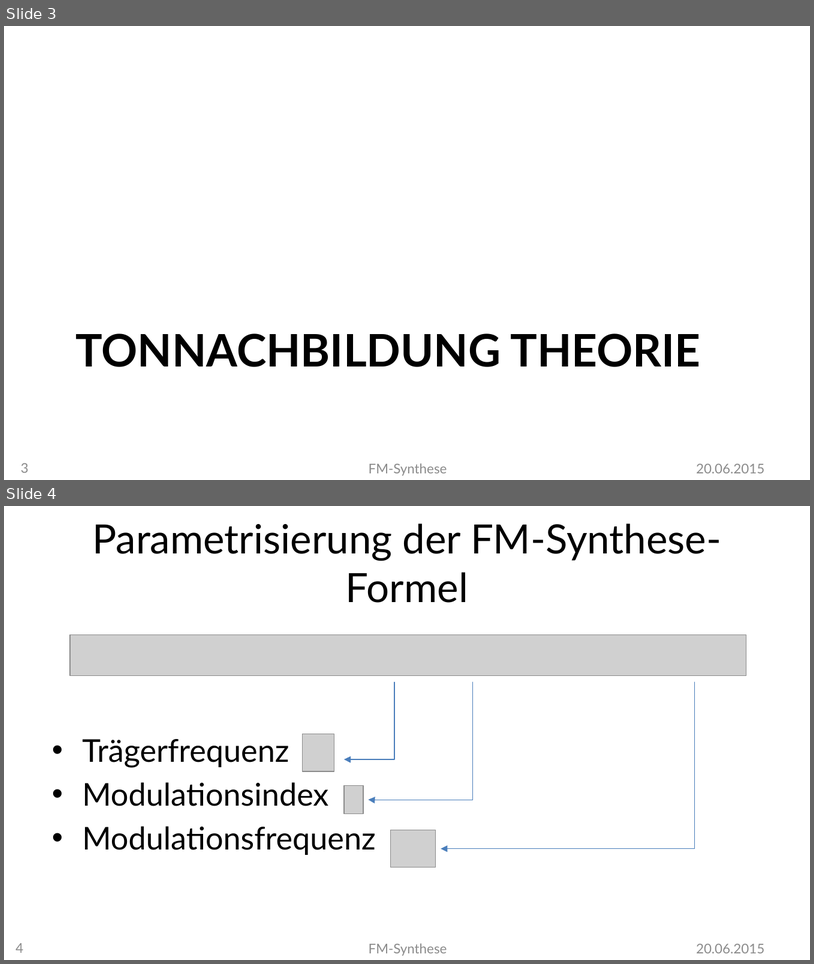
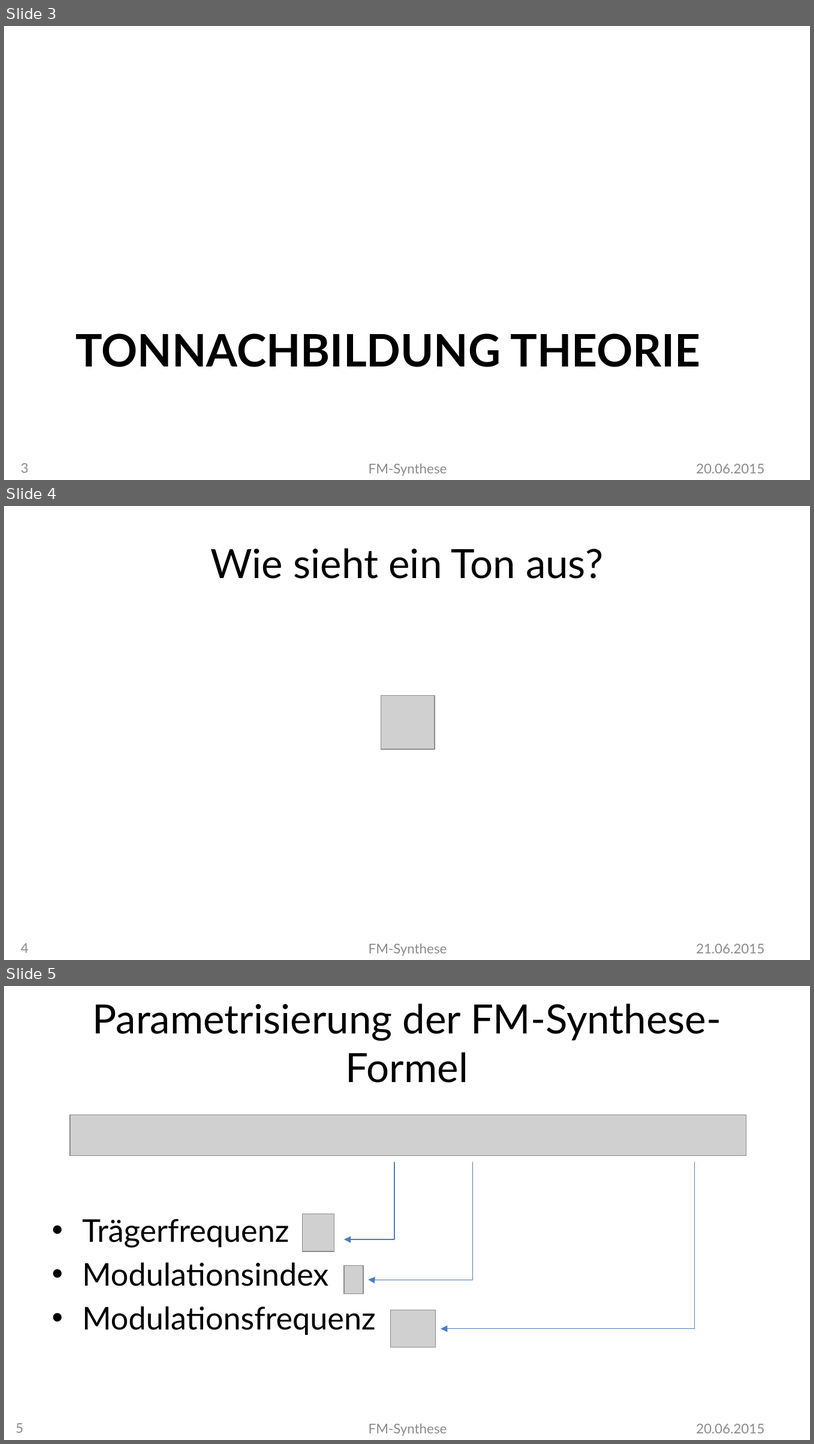
Before and after one commit to MBulli/VSeminar, a slide deck: Praesentation/FMSynthese-Gary.pptx. Shown one above the other, each under a label of ours: slides 3 and 4 before the commit, slides 3, 4 and 5 after it. The pictures are 814x964 and 814x1444 pixels, drawn with LibreOffice and Linux fonts; fonts in the diff are those of the drawing; grey boxes stand for pictures; background and template pictures are left out. Boxes give left, top, right and bottom in pixels: in the first picture for what was removed or moved away, otherwise in the second. Text is boxed around its words. In the diff, an @@ line names an element or a change of style, - is before the commit and + after.

```diff
--- a/Praesentation/FMSynthese-Gary.pptx
+++ b/Praesentation/FMSynthese-Gary.pptx
@@ slide 4 added at box(4, 506, 810, 960), background picture (left out) @@
@@ title added at box(210, 548, 603, 579), 36 pt, text #000000 @@
+Wie sieht ein Ton aus?
@@ picture added at box(381, 696, 435, 750) @@
@@ page number added at box(21, 943, 29, 952), 12 pt, text #8C8C8C @@
+4
@@ text added at box(369, 943, 447, 955), 12 pt, text #8C8C8C @@
+FM-Synthese
@@ text added at box(696, 943, 765, 953), 12 pt, text #8C8C8C @@
+21.06.2015
@@ what was slide 4 is now slide 5 @@
@@ page number at box(15, 1423, 23, 1432): text changed @@
-4
+5
```
Also in this commit, not shown: 5 other files.
